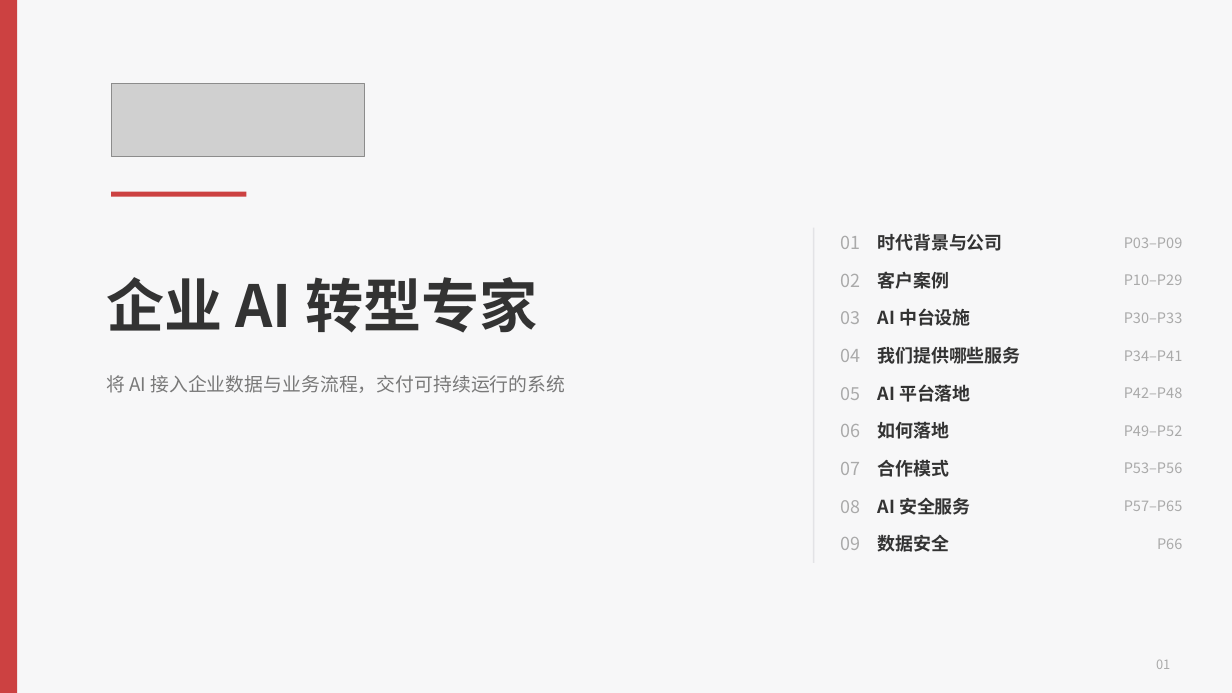
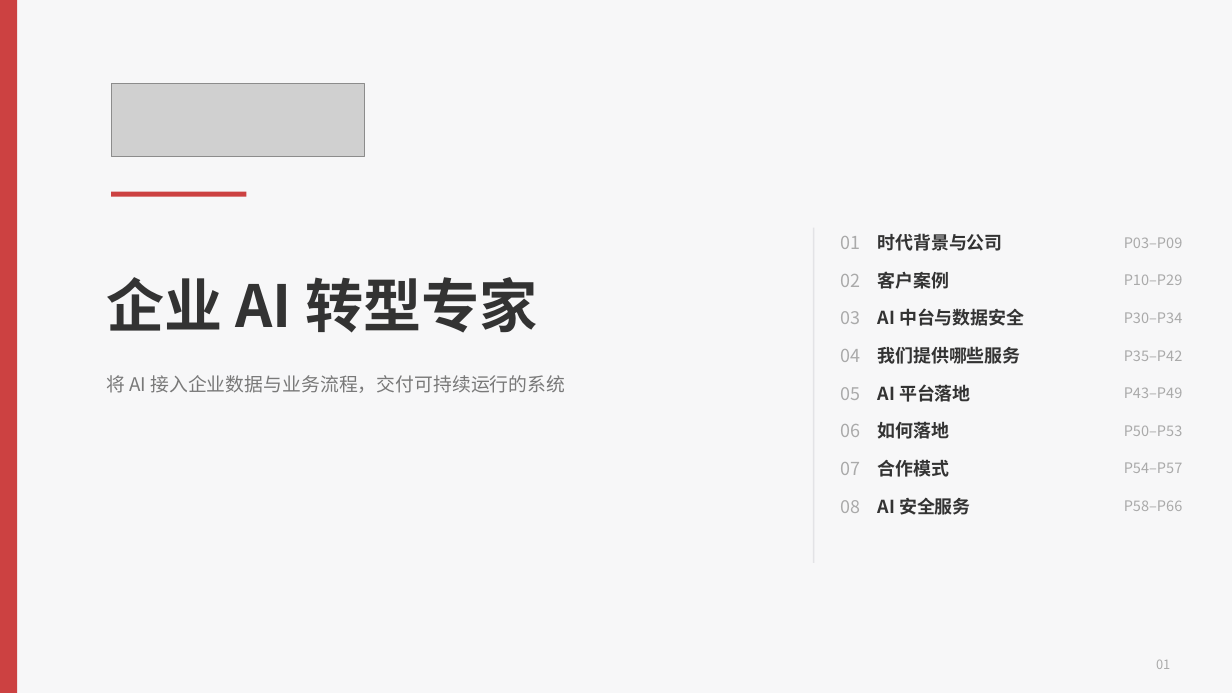
Before and after one commit to hveraus/ssw-business, a slide deck: slide 1 of SSW AI 业务_v2/SSW AI 业务_v3.pptx. Drawn at 1232x693 pixels with LibreOffice and Linux fonts; fonts in the diff are those of the drawing; grey boxes stand for pictures. Boxes give left, top, right and bottom in pixels: in the first picture for what was removed or moved away, otherwise in the second. Text is boxed around its words. In the diff, an @@ line names an element or a change of style, - is before the commit and + after.

Commit message:
数据安全四条移到 AI 中台之后（P34），57 页之后只讲可单采的安全服务
- sec（数据安全四条承诺）从 P66 移到 p26 之后 → P34，页眉改为「AI 中台 · 数据安全」，副标改「底座建好之后，数据怎么放、谁能看、要不要打码、留不留痕」
- 第三部分分隔页加一条提示，预告最后一页讲数据安全四条
- 连带重排：第四部分 35–42、第五部分 43–49、第六部分 50–53、第七部分 54–57、第八部分 58–66、结束页 67、附录 68–69、备用页 70
- 目录 8 条（03 改「AI 中台与数据安全 P30–34」），封面与导航页 4×2 栅格；文内互引 tok→P41、线路页→P42
- 全篇仍 70 页，校验全绿

```diff
--- a/SSW AI 业务_v2/SSW AI 业务_v3.pptx
+++ b/SSW AI 业务_v2/SSW AI 业务_v3.pptx
@@ text at box(840, 308, 1024, 326): text changed @@
-03 AI 中台设施
+03 AI 中台与数据安全
@@ text at box(1124, 312, 1183, 323): text changed @@
-P30–P33
+P30–P34
@@ text at box(1124, 350, 1183, 361): text changed @@
-P34–P41
+P35–P42
@@ text at box(1124, 387, 1183, 398): text changed @@
-P42–P48
+P43–P49
@@ text at box(1124, 425, 1183, 436): text changed @@
-P49–P52
+P50–P53
@@ text at box(1124, 462, 1183, 473): text changed @@
-P53–P56
+P54–P57
@@ text at box(1124, 500, 1183, 511): text changed @@
-P57–P65
+P58–P66
@@ rectangle removed at box(840, 524, 1183, 564) @@
@@ text removed at box(840, 535, 949, 552) @@
-09 数据安全
@@ text removed at box(1157, 538, 1182, 549) @@
-P66
```
Also in this commit, not shown: 36 other slides changed, 2 other files.
